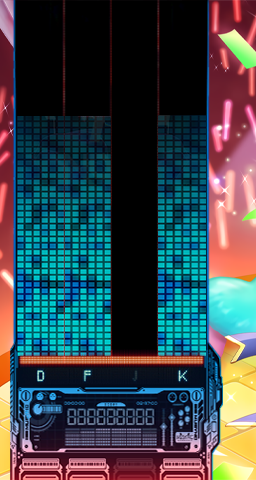
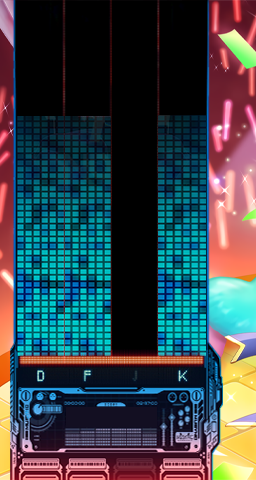
The second 256×480 image is a revision of the first. Changes to its layers:
painted on "图层 3" over (66, 407, 157, 427)
